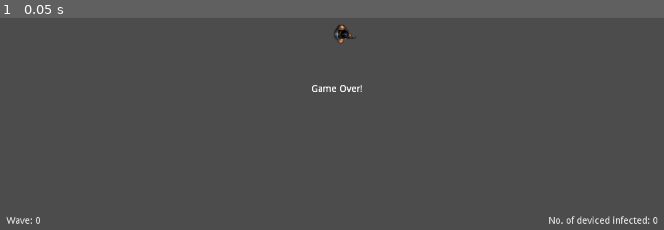
Above: before the commit, frame 1.
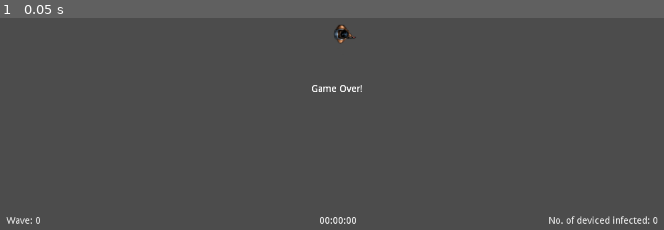
Above: after the commit, the same moment.

Repository: csmets/cyberattack
Game: Godot game, scene res://src/player/player.tscn
Same seed, same stepped clock (60 frames per second), same inputs: the game is played once before the commit and once after it. This scene is started directly instead of the project's main scene.
Inputs:
- Up to frame 1 (0.05 s): no input

The runs differ from the first frame. In frame 1, 0.1% of the frame differs, in the area x 48-54%, y 93-98%.

Commit message:
add time between waves

Diff:
--- a/src/autoload/game-data.gd
+++ b/src/autoload/game-data.gd
@@ -2,6 +2,8 @@
 
 signal Wave_updated(number)
 signal Infected_updated(number)
+signal countdown(length)
+signal spawn_enemies
 
 var wave_count = 0 setget set_wave_count
 var infected_count = 0 setget set_infected_count
@@ -15,3 +17,11 @@
 func set_infected_count(value: int):
 	infected_count = value
 	emit_signal("Infected_updated", value)
+
+
+func start_countdown(length: float):
+	emit_signal("countdown", length)
+
+
+func trigger_enemies():
+	emit_signal("spawn_enemies")
--- a/src/enemy/enemy-manager.gd
+++ b/src/enemy/enemy-manager.gd
@@ -1,23 +1,31 @@
 extends Node2D
 
-var number_of_waves = 3
+onready var enemy = preload("res://src/enemy/enemy.tscn")
+
 var wave_multiplier = 3
+var wave_time = 15 #seconds
 
 var spawn_points: Array = []
 
 var wave = 0
+var trigger_next_wave = false
 
-onready var enemy = preload("res://src/enemy/enemy.tscn")
 
 func _ready():
 	spawn_points = get_tree().get_nodes_in_group("spawn_point")
+	Game_data.connect("spawn_enemies", self, "spawn_enemies")
 
 
 func _physics_process(delta):
 	var number_of_enemies = get_tree().get_nodes_in_group("enemy").size()
 
-	if number_of_enemies <= 0:
-		spawn_enemies()
+	if number_of_enemies <= 0 and not trigger_next_wave:
+		trigger_next_wave = true
+		next_wave()
+
+
+func next_wave():
+	Game_data.start_countdown(wave_time)
 
 
 func spawn_enemies():
@@ -26,6 +34,7 @@
 	var number_to_spawn = wave * wave_multiplier
 	for number in range(number_to_spawn):
 		spawn_enemy(spawn_position())
+	trigger_next_wave = false
 
 
 func spawn_position() -> Vector2:
--- a/src/ui/overlay.gd
+++ b/src/ui/overlay.gd
@@ -5,6 +5,8 @@
 
 	Game_data.connect("Infected_updated", self, "update_infected_count")
 	Game_data.connect("Wave_updated", self, "update_wave_count")
+
+	$Timer.start()
 
 
 func update_infected_count(value: int):
--- a/src/ui/overlay.tscn
+++ b/src/ui/overlay.tscn
@@ -1,6 +1,7 @@
-[gd_scene load_steps=2 format=2]
+[gd_scene load_steps=3 format=2]
 
 [ext_resource path="res://src/ui/overlay.gd" type="Script" id=1]
+[ext_resource path="res://src/ui/timer.tscn" type="PackedScene" id=2]
 
 [node name="Overlay" type="Control"]
 margin_left = -513.0
@@ -52,3 +53,14 @@
 __meta__ = {
 "_edit_use_anchors_": false
 }
+
+[node name="Timer" parent="." instance=ExtResource( 2 )]
+anchor_left = 0.5
+anchor_top = 1.0
+anchor_right = 0.5
+anchor_bottom = 1.0
+margin_left = -28.0
+margin_top = -30.0
+margin_right = 28.0
+margin_bottom = -16.0
+text = "00:00:00"
--- /dev/null
+++ b/src/ui/timer.gd
@@ -0,0 +1,44 @@
+extends Label
+
+var start = false
+var time = 0
+var score = 0
+
+func _ready():
+	Game_data.connect("countdown", self, "start_countdown")
+
+
+func start_countdown(length: float):
+	time = length
+	start = true
+
+
+func _process(delta):
+	if time <= 0 and start:
+		start = false
+		Game_data.trigger_enemies()
+		reset()
+
+	if start:
+		time -= delta
+
+	var mils = fmod(time, 1) * 1000
+	var secs = fmod(time, 60)
+	var mins = fmod(time, 60 * 60) / 60
+
+	var time_passed = "%02d:%02d:%03d" % [mins, secs, mils]
+	var score_str = "%02d%02d%03d" % [mins, secs, mils]
+
+	self.text = time_passed
+
+
+func start() -> void:
+	start = true
+
+
+func pause() -> void:
+	start = false
+
+
+func reset() -> void:
+	time = 0
--- /dev/null
+++ b/src/ui/timer.tscn
@@ -0,0 +1,11 @@
+[gd_scene load_steps=2 format=2]
+
+[ext_resource path="res://src/ui/timer.gd" type="Script" id=1]
+
+[node name="Timer" type="Label"]
+margin_right = 40.0
+margin_bottom = 14.0
+script = ExtResource( 1 )
+__meta__ = {
+"_edit_use_anchors_": false
+}
